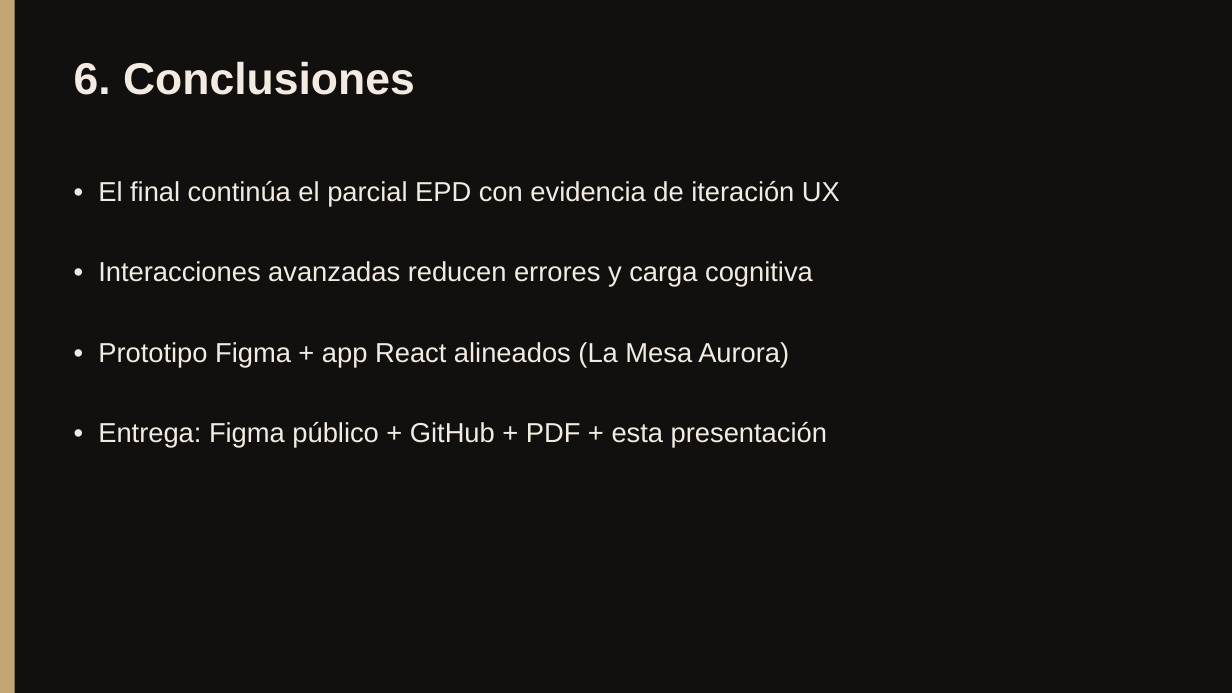
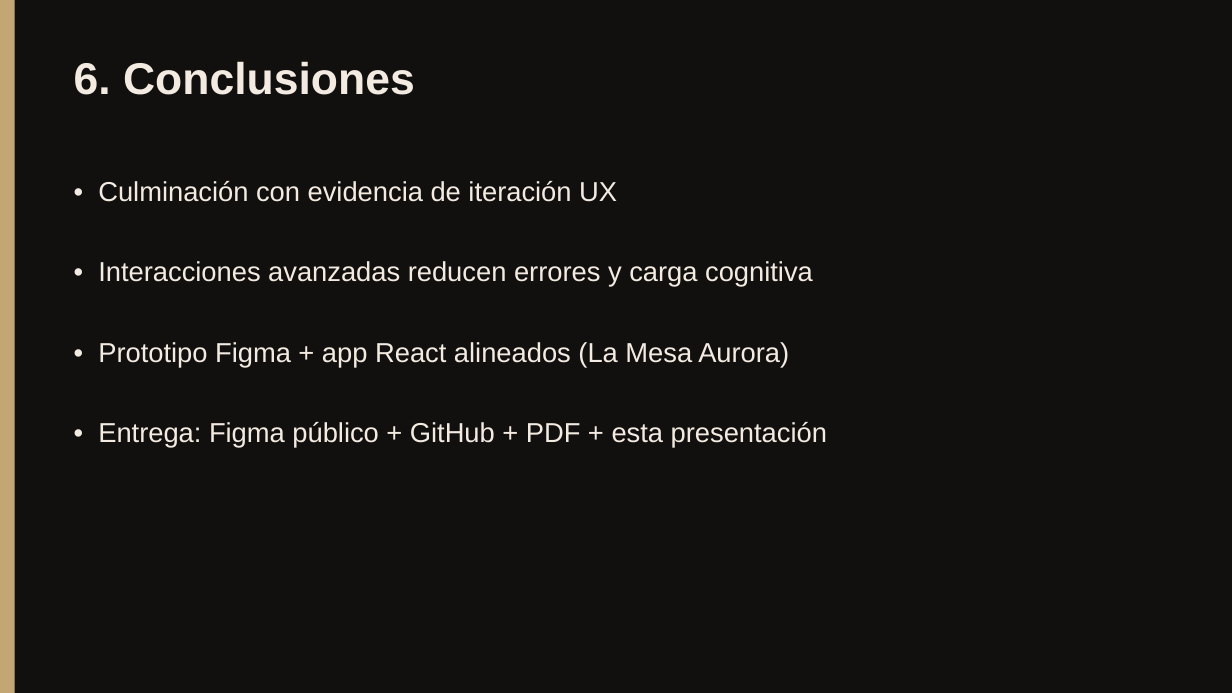
Before and after one commit to EduardoGonzalesF/restobook-reservas, a slide deck: slide 7 of docs/PRESENTACION-RestoBook-EVA.pptx. Drawn at 1232x693 pixels with LibreOffice and Linux fonts; fonts in the diff are those of the drawing. Boxes give left, top, right and bottom in pixels: in the first picture for what was removed or moved away, otherwise in the second. Text is boxed around its words. In the diff, an @@ line names an element or a change of style, - is before the commit and + after.

```diff
--- a/docs/PRESENTACION-RestoBook-EVA.pptx
+++ b/docs/PRESENTACION-RestoBook-EVA.pptx
@@ text at (98, 181, 617, 202): text changed @@
-• El final continúa el parcial EPD con evidencia de iteración UX
+• Culminación con evidencia de iteración UX
```
Also in this commit, not shown: 1 other slide changed, 7 other files.
